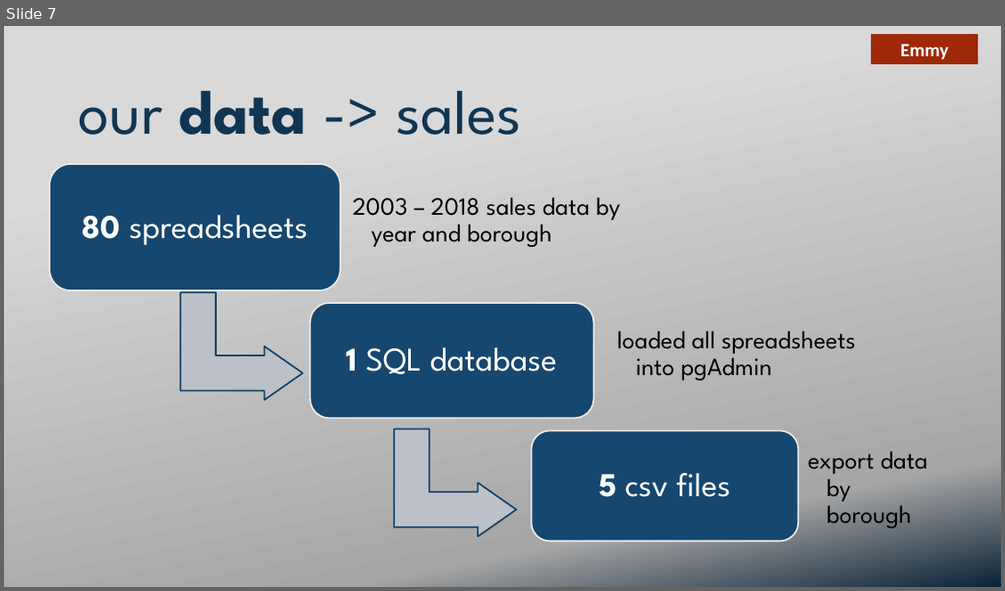
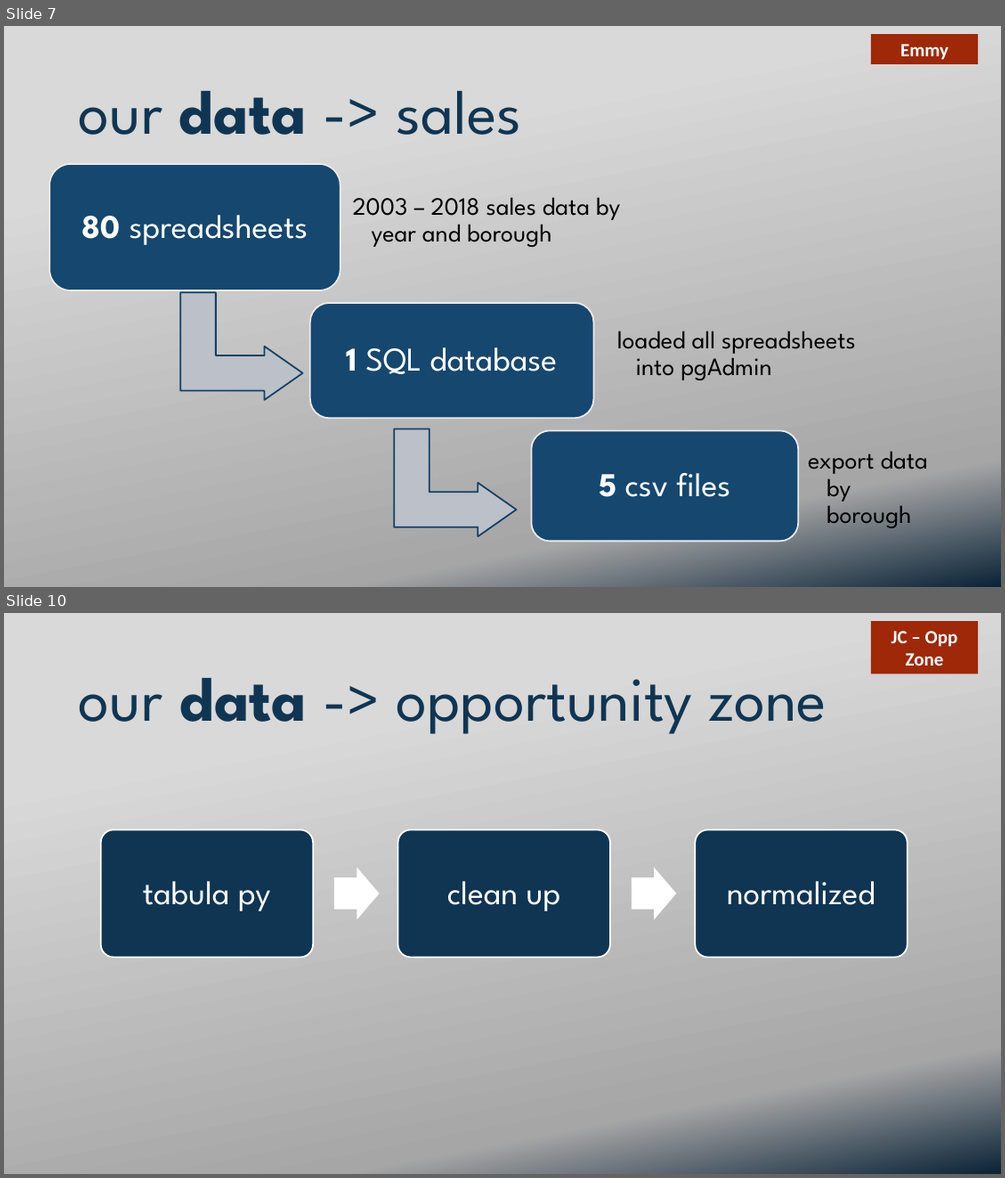
Before and after one commit to ekuo651/NYC-RE-Neighborhood-Trends, a slide deck: Presentation - Strawman.pptx. Shown one above the other, each under a label of ours: slide 7 before the commit, slides 7 and 10 after it; the slides between them are not shown. The pictures are 1005x591 and 1005x1178 pixels, drawn with LibreOffice and Linux fonts; fonts in the diff are those of the drawing; background and template pictures are left out. Boxes give left, top, right and bottom in pixels: in the first picture for what was removed or moved away, otherwise in the second. Text is boxed around its words. In the diff, an @@ line names an element or a change of style, - is before the commit and + after.

```diff
--- a/Presentation - Strawman.pptx
+++ b/Presentation - Strawman.pptx
@@ slide 10 added at (4, 613, 1001, 1174), background picture (left out) @@
@@ rectangle added at (871, 621, 978, 674), fill #9E2807, 18 pt, text #FFFFFF, bold @@
+JC – Opp Zone
@@ text added at (79, 678, 826, 734), 60 pt, text #113553 @@
+our data -> opportunity zone
@@ group added at (100, 830, 907, 957): 3 rounded rectangles, 3 texts, 2 right arrows @@
+tabula py
+clean up
+normalized
```
Also in this commit, not shown: 2 other slides added, 2 slides removed, 22 other files.
